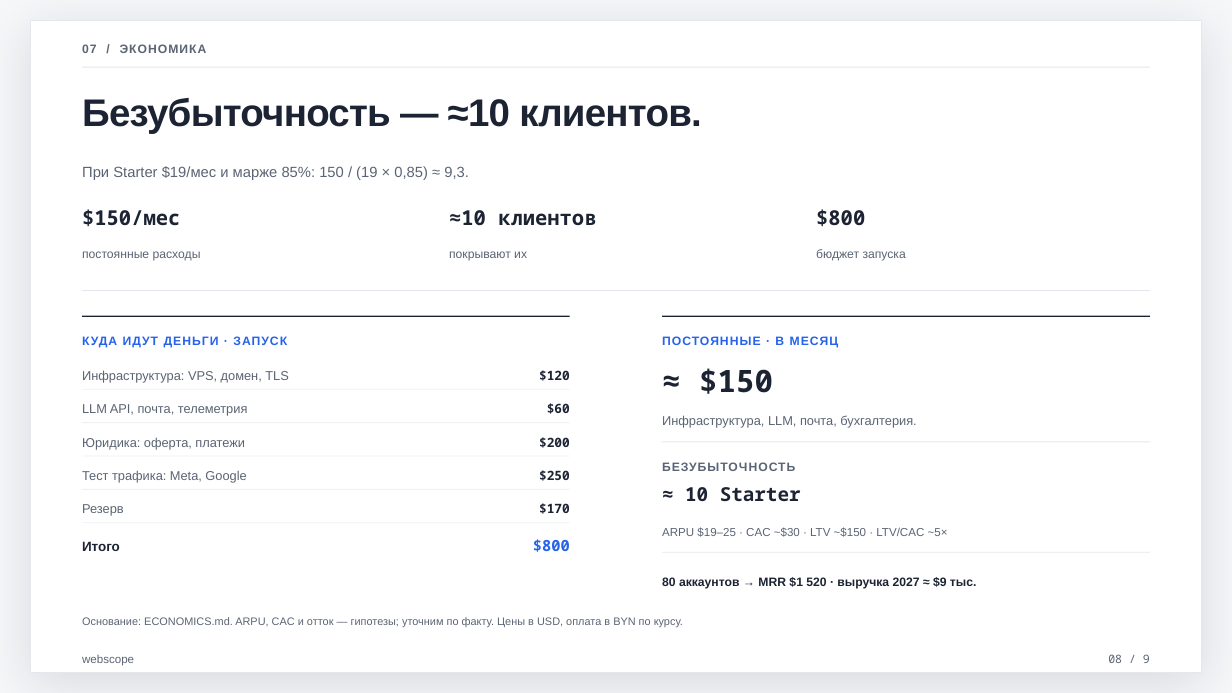
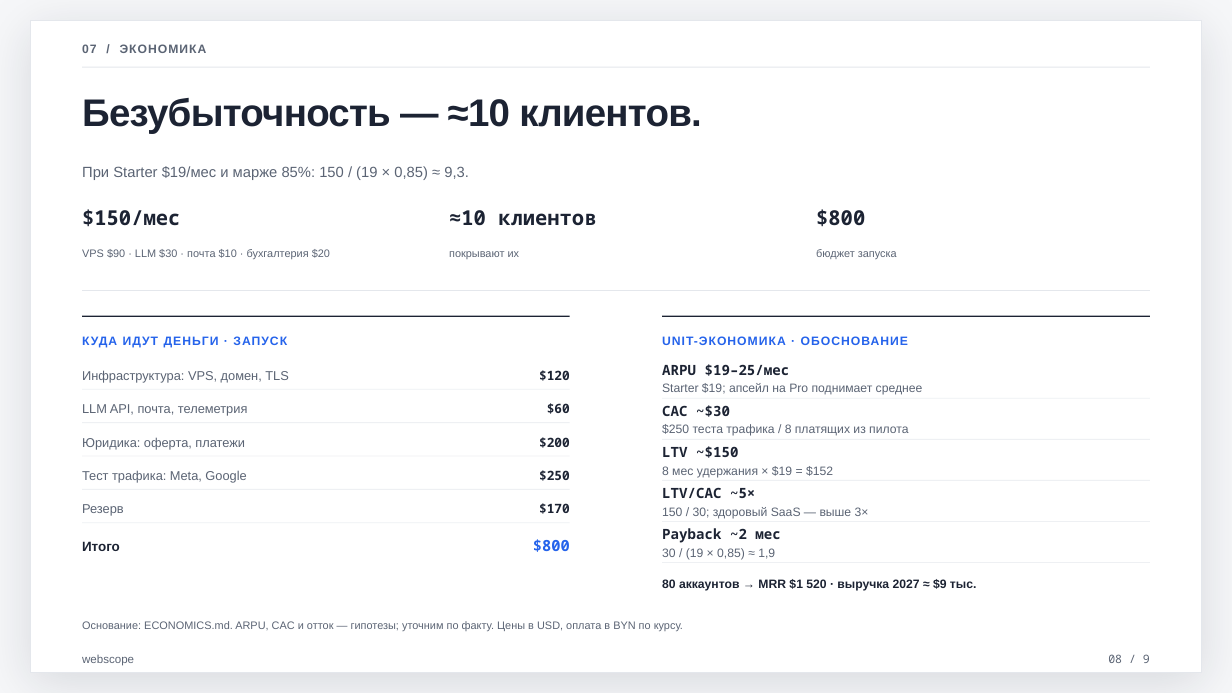
Before and after one commit to xDefox/qa-startup, a slide deck: slide 8 of pitch/webscope-pitch-3min.pptx. Drawn at 1232x693 pixels with LibreOffice and Linux fonts; fonts in the diff are those of the drawing. Boxes give left, top, right and bottom in pixels: in the first picture for what was removed or moved away, otherwise in the second. Text is boxed around its words. In the diff, an @@ line names an element or a change of style, - is before the commit and + after.

```diff
--- a/pitch/webscope-pitch-3min.pptx
+++ b/pitch/webscope-pitch-3min.pptx
@@ text removed at (x1=82, y1=251, x2=201, y2=261) @@
-постоянные расходы
@@ text added at (x1=82, y1=249, x2=330, y2=259), 8.5 pt, text #5B6474 @@
+VPS $90 · LLM $30 · почта $10 · бухгалтерия $20
@@ text "покрывают их" at (x1=449, y1=251, x2=520, y2=259): size 9.5 to 8.5 pt @@
@@ text "бюджет запуска" at (x1=816, y1=249, x2=897, y2=259): size 9.5 to 8.5 pt @@
@@ text at (x1=662, y1=336, x2=908, y2=345): text changed @@
-ПОСТОЯННЫЕ · В МЕСЯЦ
+UNIT-ЭКОНОМИКА · ОБОСНОВАНИЕ
@@ text added at (x1=662, y1=364, x2=790, y2=376), 11 pt, text #1C2333, bold @@
+ARPU $19–25/мес
@@ text added at (x1=662, y1=383, x2=923, y2=395), 9.5 pt, text #5B6474 @@
+Starter $19; апсейл на Pro поднимает среднее
@@ text removed at (x1=662, y1=415, x2=916, y2=428) @@
-Инфраструктура, LLM, почта, бухгалтерия.
@@ text added at (x1=662, y1=405, x2=730, y2=417), 11 pt, text #1C2333, bold @@
+CAC ~$30
@@ text at (x1=662, y1=446, x2=738, y2=458): text changed; size 24 to 11 pt @@
-≈ $150
+LTV ~$150
@@ text added at (x1=662, y1=424, x2=908, y2=436), 9.5 pt, text #5B6474 @@
+$250 теста трафика / 8 платящих из пилота
@@ rectangle at (x1=663, y1=439, x2=1151, y2=440): fill #E4E7EC to #EEF0F3 @@
@@ text removed at (x1=662, y1=462, x2=795, y2=471) @@
-БЕЗУБЫТОЧНОСТЬ
@@ text added at (x1=662, y1=466, x2=833, y2=478), 9.5 pt, text #5B6474 @@
+8 мес удержания × $19 = $152
@@ text at (x1=662, y1=487, x2=755, y2=498): text changed; size 9 to 11 pt; font Arial to Noto Sans Mono; text colour #5B6474 to #1C2333; bold on @@
-ARPU $19–25 · CAC ~$30 · LTV ~$150 · LTV/CAC ~5×
+LTV/CAC ~5×
@@ text added at (x1=662, y1=507, x2=869, y2=519), 9.5 pt, text #5B6474 @@
+150 / 30; здоровый SaaS — выше 3×
@@ rectangle added at (x1=663, y1=480, x2=1151, y2=481), fill #EEF0F3 @@
@@ text removed at (x1=685, y1=487, x2=801, y2=501) @@
-≈ 10 Starter
@@ text added at (x1=662, y1=528, x2=780, y2=543), 11 pt, text #1C2333, bold @@
+Payback ~2 мес
@@ rectangle added at (x1=663, y1=521, x2=1151, y2=522), fill #EEF0F3 @@
@@ text added at (x1=662, y1=548, x2=775, y2=560), 9.5 pt, text #5B6474 @@
+30 / (19 × 0,85) ≈ 1,9
@@ rectangle at (x1=663, y1=562, x2=1151, y2=563): fill #E4E7EC to #EEF0F3 @@
@@ rectangle moved from (x1=663, y1=552, x2=1151, y2=553) to (x1=663, y1=562, x2=1151, y2=563) @@
@@ text "80 аккаунтов → MRR $1 ..." at (x1=662, y1=579, x2=976, y2=591): line spacing 1.3 to 1.25 @@
@@ text "Основание: ECONOMICS.md. ARPU, CAC и ..." at (x1=82, y1=621, x2=683, y2=631): line spacing 1.25 to 1.2 @@
```
Also in this commit, not shown: 3 other slides changed, 13 other files.
